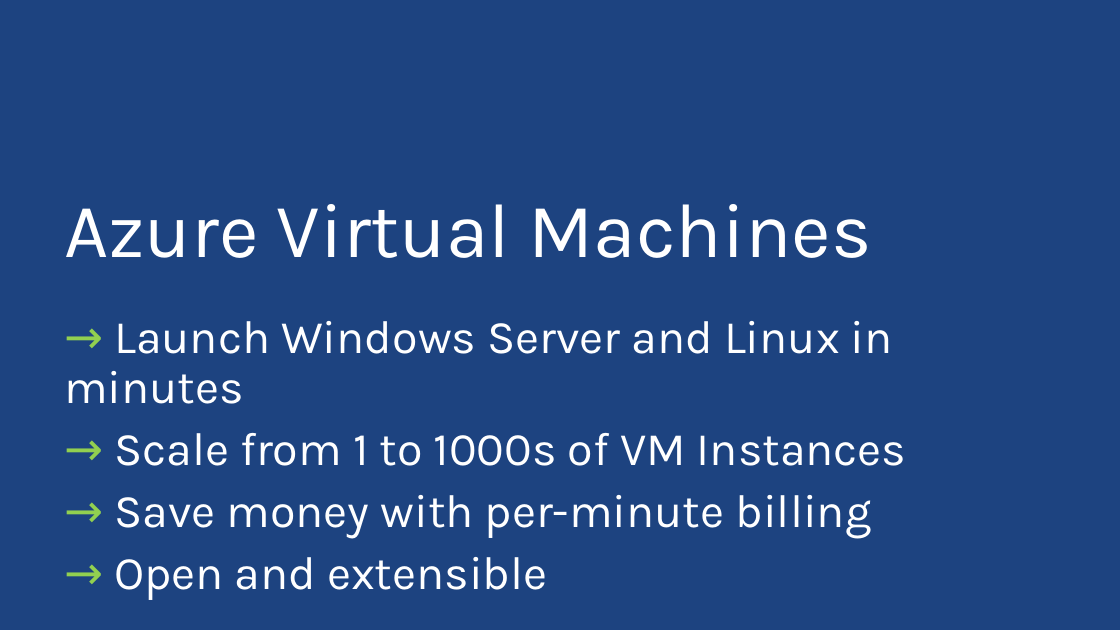
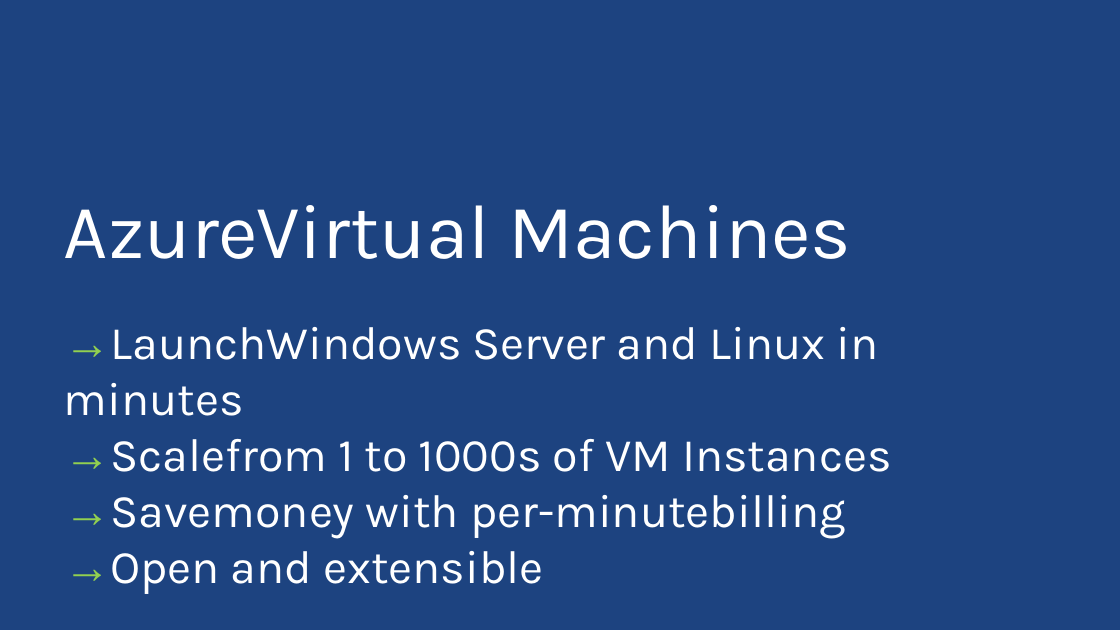
Before and after one commit to ThessalonikiNet-MeetUp/globalazurebootcamp2015, a slide deck: slide 7 of Nikos Tzelvenzis - Azure IaaS/Presentation/IaaS.pptx. Drawn at 1120x630 pixels with LibreOffice and Linux fonts; fonts in the diff are those of the drawing; background and template pictures are left out. Boxes give left, top, right and bottom in pixels: in the first picture for what was removed or moved away, otherwise in the second. Text is boxed around its words. In the diff, an @@ line names an element or a change of style, - is before the commit and + after.

```diff
--- a/Nikos Tzelvenzis - Azure IaaS/Presentation/IaaS.pptx
+++ b/Nikos Tzelvenzis - Azure IaaS/Presentation/IaaS.pptx
@@ text at (64,205,851,259): text changed @@
-Azure Virtual Machines
+AzureVirtual Machines
@@ text at (64,327,892,592): text changed @@
-→ Launch Windows Server and Linux in minutes
-→ Scale from 1 to 1000s of VM Instances
-→ Save money with per-minute billing
-→ Open and extensible
+→LaunchWindows Server and Linux in minutes
+→Scalefrom 1 to 1000s of VM Instances
+→Savemoney with per-minutebilling
+→Open and extensible
```
Also in this commit, not shown: 19 other slides changed, 2 slides added, 25 slides removed, 10 other files.
